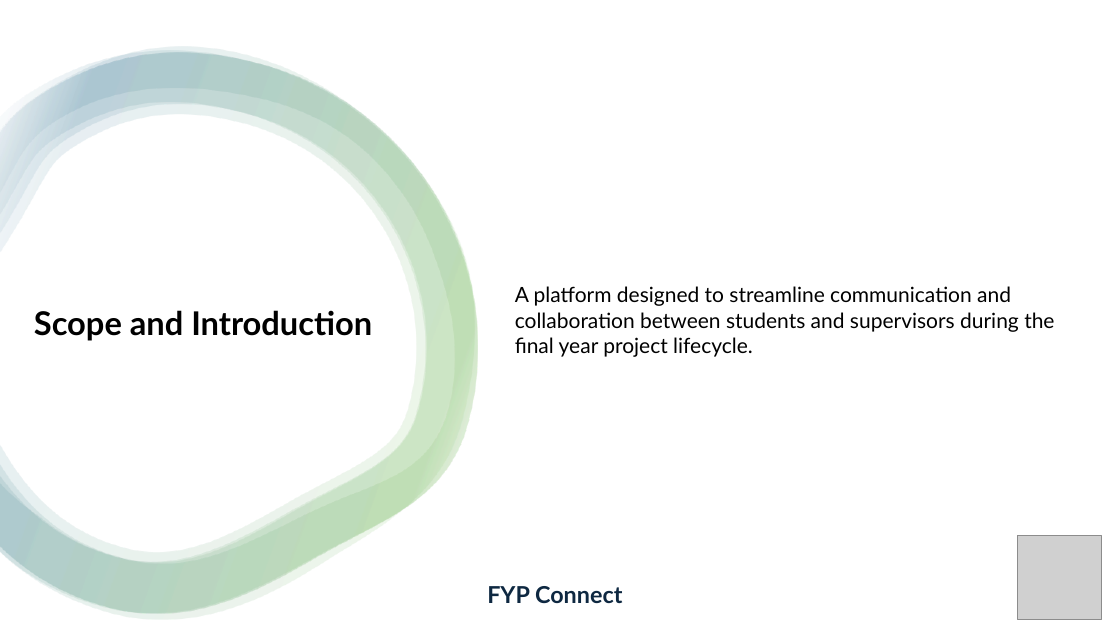
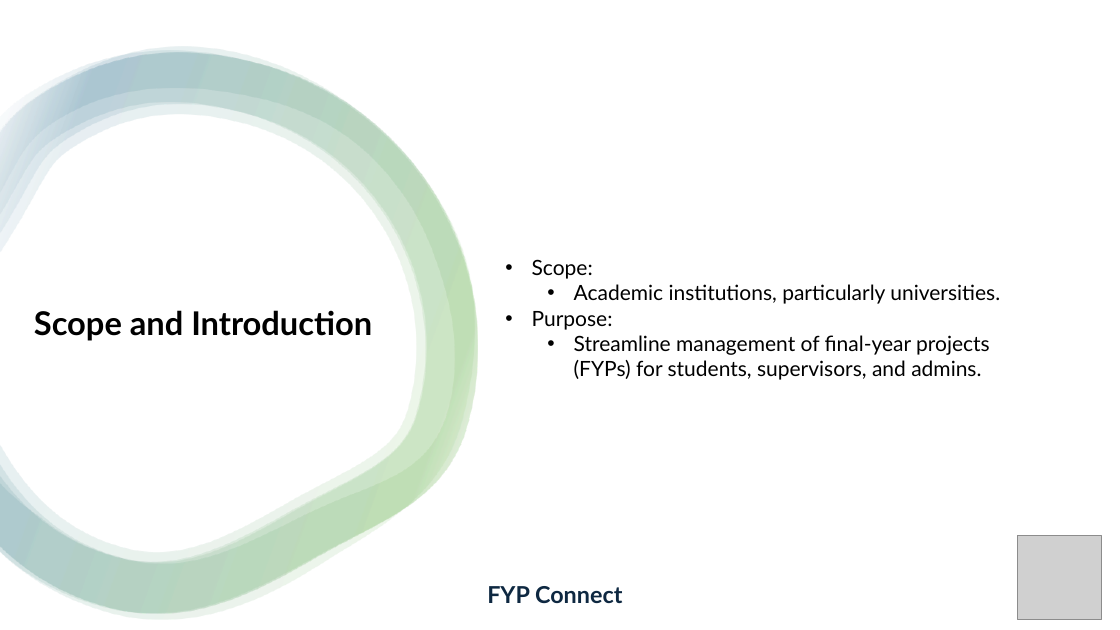
Before and after one commit to LUCIDSoftwares/FYPConnect, a slide deck: slide 3 of FinalDocs/presentation.pptx. Drawn at 1120x630 pixels with LibreOffice and Linux fonts; fonts in the diff are those of the drawing; grey boxes stand for pictures. Boxes give left, top, right and bottom in pixels: in the first picture for what was removed or moved away, otherwise in the second. Text is boxed around its words. In the diff, an @@ line names an element or a change of style, - is before the commit and + after.

Commit message:
update presentation

```diff
--- a/FinalDocs/presentation.pptx
+++ b/FinalDocs/presentation.pptx
@@ text at box(532, 259, 1000, 380): text changed @@
-A platform designed to streamline communication and collaboration between students and supervisors during the final year project lifecycle.
+• Scope:
+  • Academic institutions, particularly universities.
+• Purpose:
+  • Streamline management of final-year projects (FYPs) for students, supervisors, and admins.
```
Also in this commit, not shown: 6 other slides changed, 13 slides added, 2 other files.
